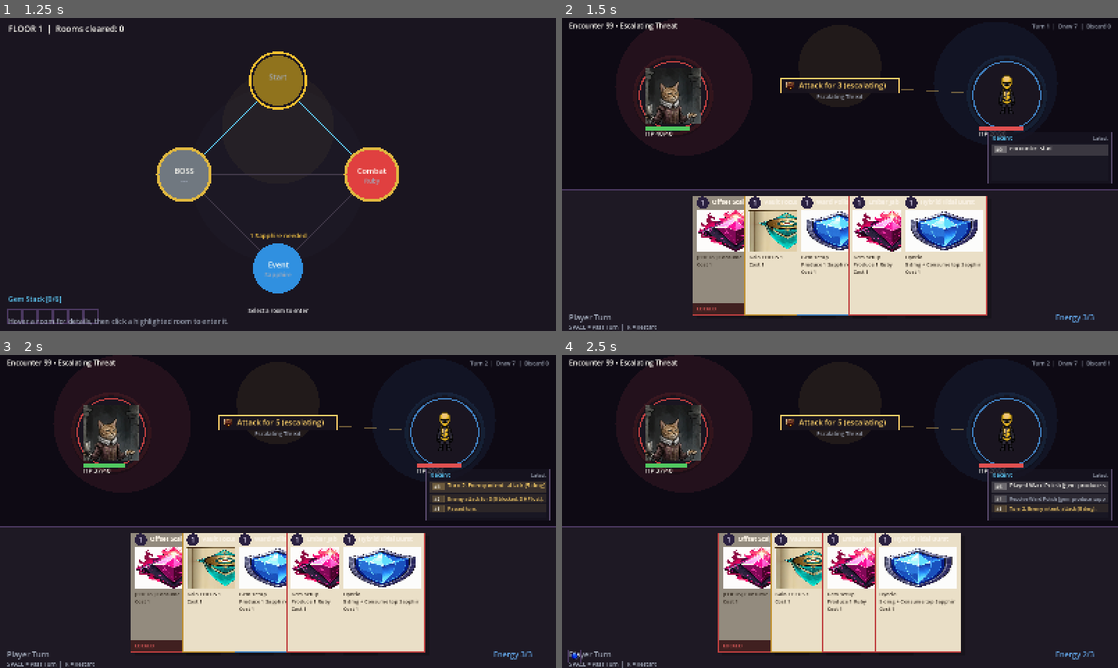
Above: before the commit, frames 1-4 (two rows, left to right).
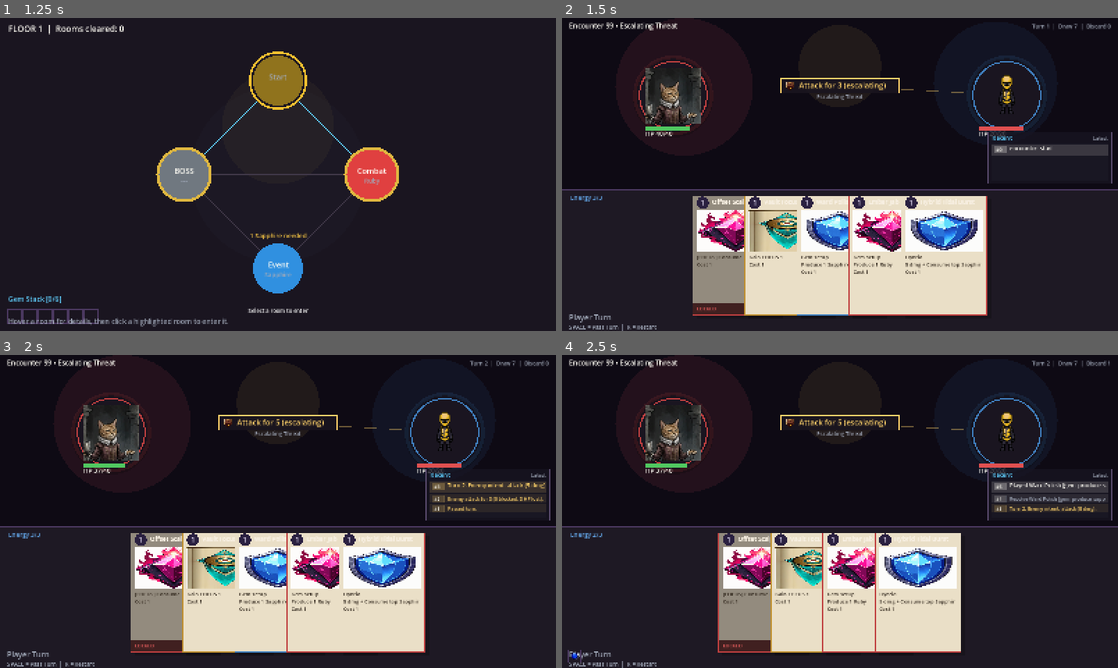
Above: after the commit, the same moments.

Repository: thrazznos/cardGame1
Game: Godot game, scene res://scenes/floor/floor_run.tscn
Same seed, same stepped clock (60 frames per second), same inputs: the game is played once before the commit and once after it.
Inputs (mouse positions are in pixels of both pictures, inside the frame that each line leads up to):
- Up to frame 1 (1.25 s): tap Enter at 0.5 s; tap 1 at 0.6 s; click (278, 174) at 0.67 s; tap Space at 0.77 s
- Up to frame 2 (1.5 s): tap Space at 1.25 s; move the mouse to (728, 190) at 1.27 s; tap 2 at 1.35 s; click (728, 190) at 1.42 s
- Up to frame 3 (2 s): tap Space at 1.52 s
- Up to frame 4 (2.5 s): tap Enter at 2 s; move the mouse to (840, 511) at 2.02 s; tap 3 at 2.1 s; click (840, 511) at 2.17 s

Frame 1 is identical in both runs. In frame 2, 0.1% of the frame differs, in the area x 1-96%, y 56-98%; in frame 3, 0.1%; in frame 4, 0.1%.

Commit message:
fix: move energy counter to top of hand area

Diff:
--- a/src/ui/combat_stage/combat_stage_controller.gd
+++ b/src/ui/combat_stage/combat_stage_controller.gd
@@ -268,7 +268,7 @@
 
 	# Energy counter
 	var energy_text: String = "Energy %d/%d" % [energy, max_energy]
-	draw_string(font, Vector2(w - 180.0 * ui_scale, hand_y + card_h + 30.0 * ui_scale), energy_text, HORIZONTAL_ALIGNMENT_LEFT, -1, _scaled_font(22), UITheme.ENERGY_COLOR)
+	draw_string(font, Vector2(24.0 * ui_scale, hand_y + 28.0 * ui_scale), energy_text, HORIZONTAL_ALIGNMENT_LEFT, 220.0 * ui_scale, _scaled_font(18), UITheme.ENERGY_COLOR)
 
 	# Phase / combat result
 	var phase: String = str(vm.get("ui_phase_text", ""))
